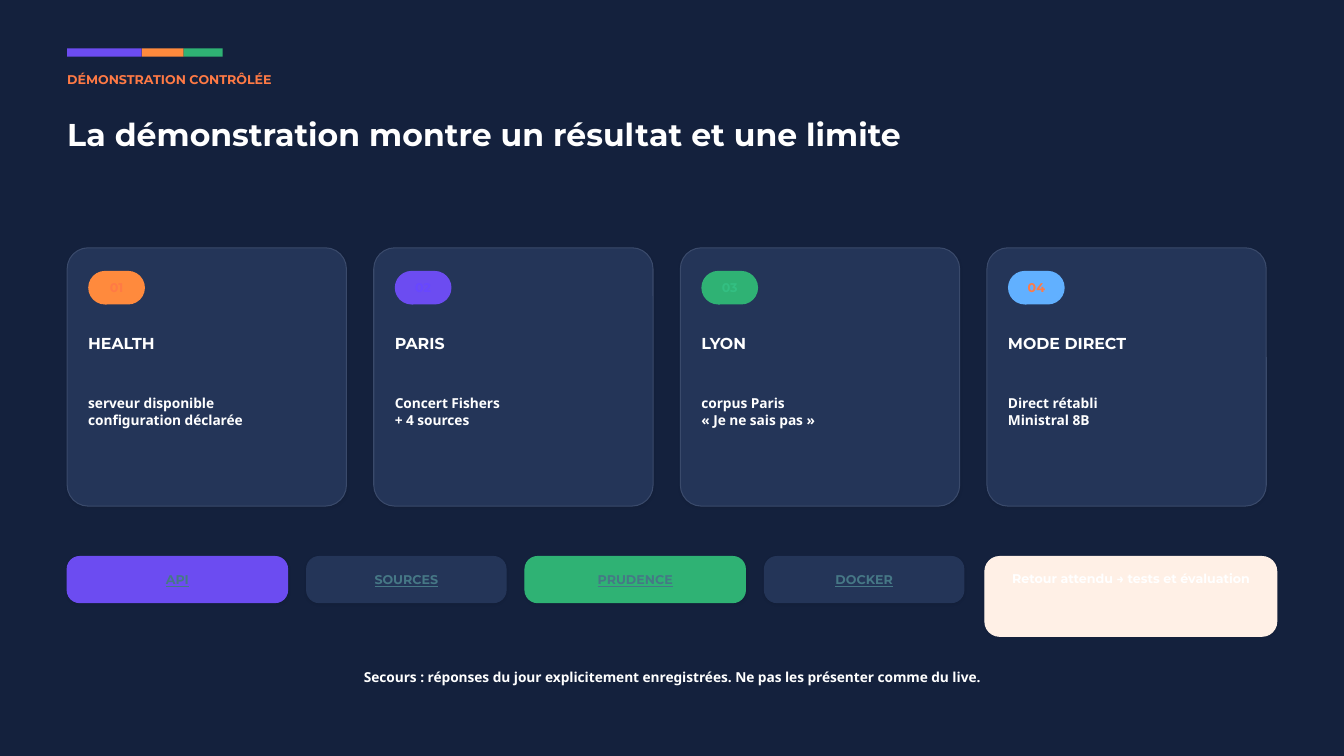
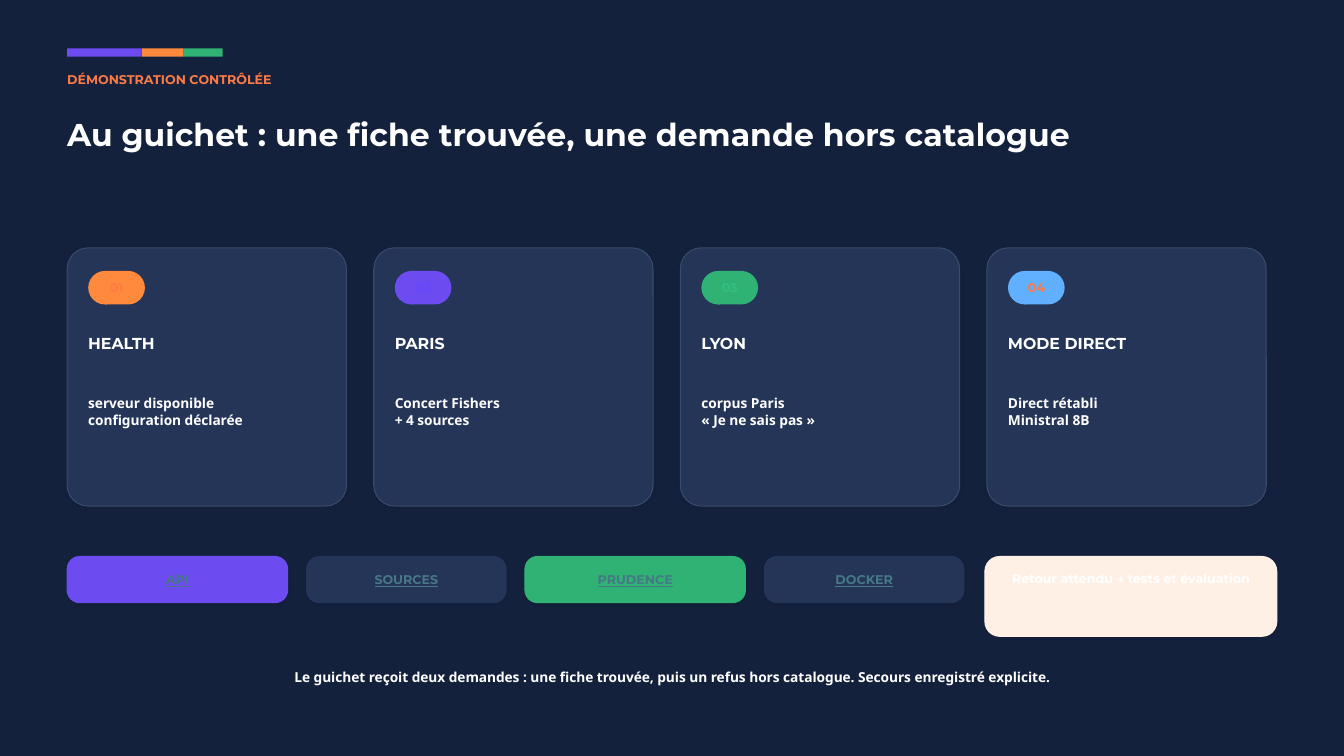
Before and after one commit to hgbe-GH/Projet7, a slide deck: slide 8 of outputs/openagenda-rag-soutenance.pptx. Drawn at 1344x756 pixels with LibreOffice and Linux fonts; fonts in the diff are those of the drawing. Boxes give left, top, right and bottom in pixels: in the first picture for what was removed or moved away, otherwise in the second. Text is boxed around its words. In the diff, an @@ line names an element or a change of style, - is before the commit and + after.

Commit message:
docs: guider la soutenance avec l'analogie du catalogue

```diff
--- a/outputs/openagenda-rag-soutenance.pptx
+++ b/outputs/openagenda-rag-soutenance.pptx
@@ text at [67,121,1070,153]: text changed @@
-La démonstration montre un résultat et une limite
+Au guichet : une fiche trouvée, une demande hors catalogue
@@ text at [294,671,1050,686]: text changed @@
-Secours : réponses du jour explicitement enregistrées. Ne pas les présenter comme du live.
+Le guichet reçoit deux demandes : une fiche trouvée, puis un refus hors catalogue. Secours enregistré explicite.
```
Also in this commit, not shown: 11 other slides changed, 22 other files.
